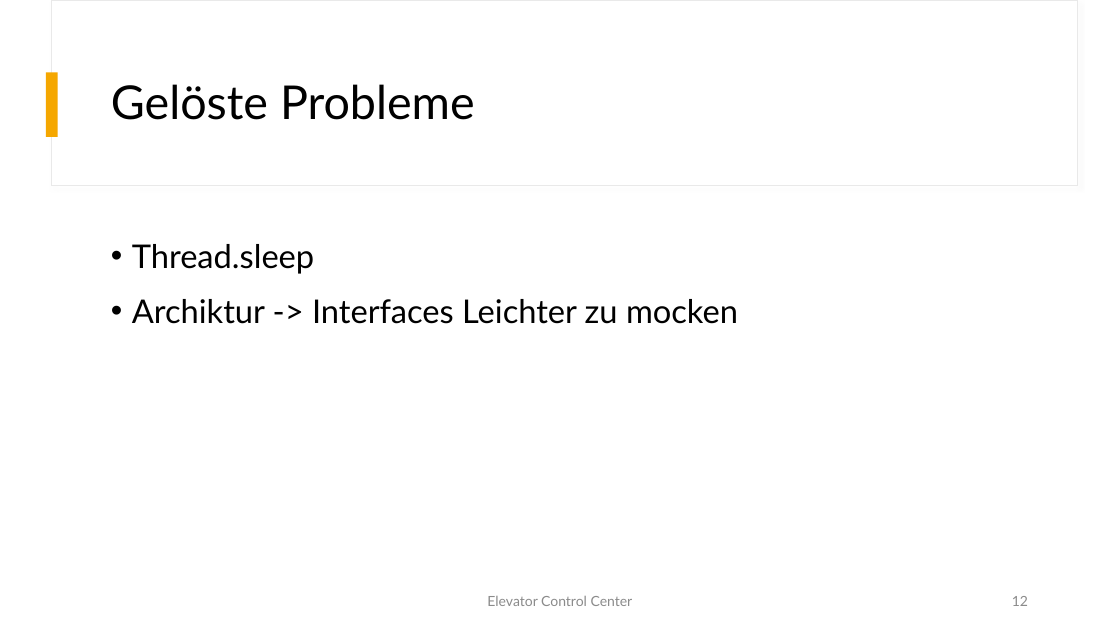
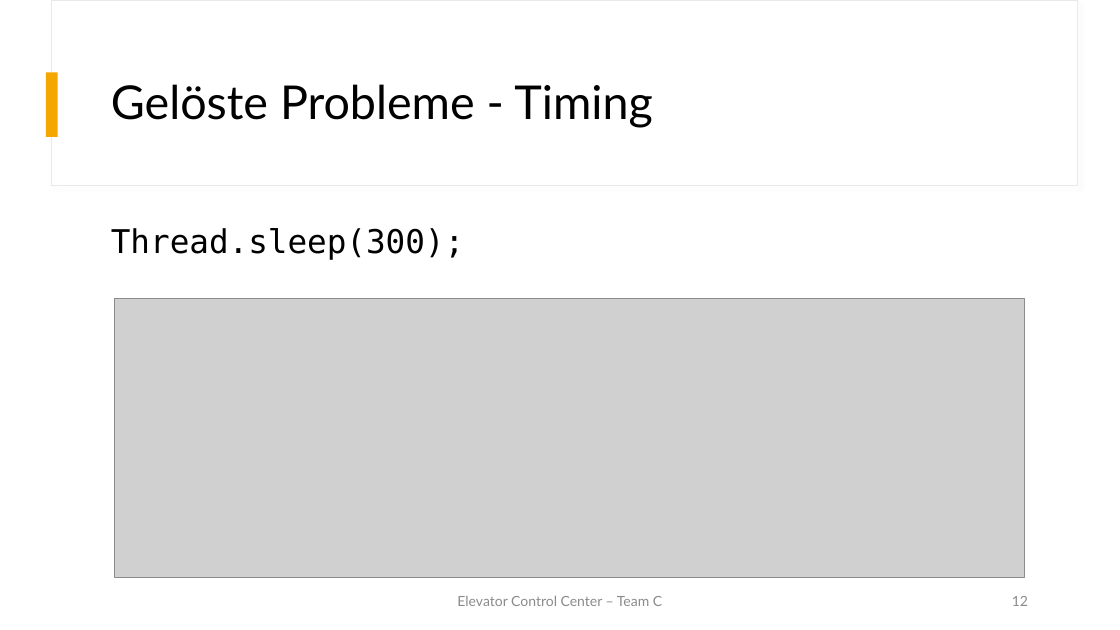
Before and after one commit to fhhagenberg-sqe-esd-ws20/elevator-control-center-team-c, a slide deck: slide 12 of doc/Presentation/Elevator_Control_Center.pptx. Drawn at 1120x630 pixels with LibreOffice and Linux fonts; fonts in the diff are those of the drawing; grey boxes stand for pictures. Boxes give left, top, right and bottom in pixels: in the first picture for what was removed or moved away, otherwise in the second. Text is boxed around its words. In the diff, an @@ line names an element or a change of style, - is before the commit and + after.

```diff
--- a/doc/Presentation/Elevator_Control_Center.pptx
+++ b/doc/Presentation/Elevator_Control_Center.pptx
@@ title at [111, 84, 652, 128]: text changed @@
-Gelöste Probleme
+Gelöste Probleme - Timing
@@ text at [111, 228, 464, 260]: text changed; font Lato to DejaVu Sans Mono @@
-• Thread.sleep
-• Archiktur -> Interfaces Leichter zu mocken
+Thread.sleep(300);
@@ picture added at [115, 299, 1025, 578] @@
@@ text at [457, 596, 662, 606]: text changed @@
-Elevator Control Center
+Elevator Control Center – Team C
```
Also in this commit, not shown: 11 other slides changed, 1 slide added, 1 other file.
